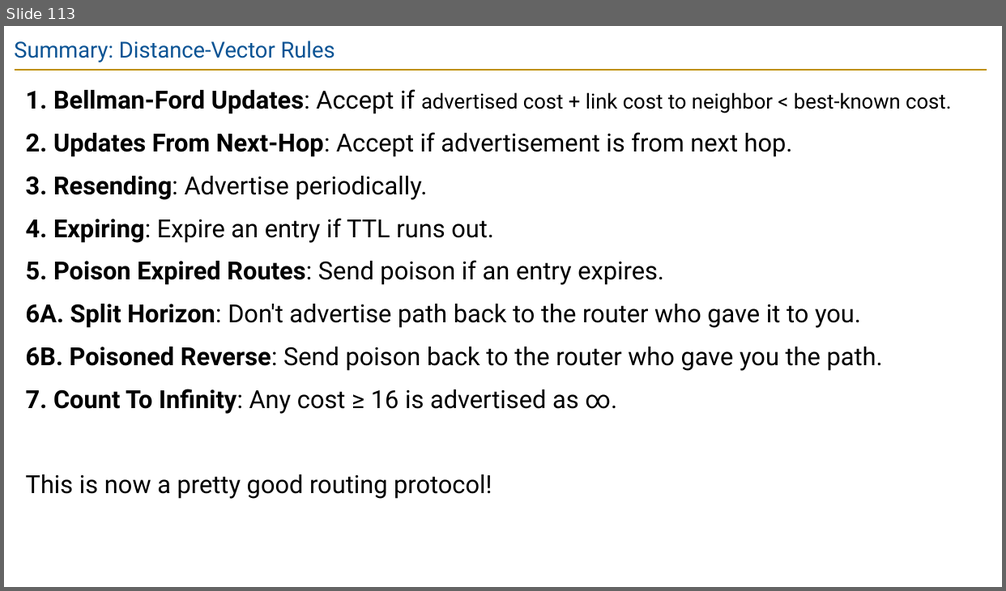
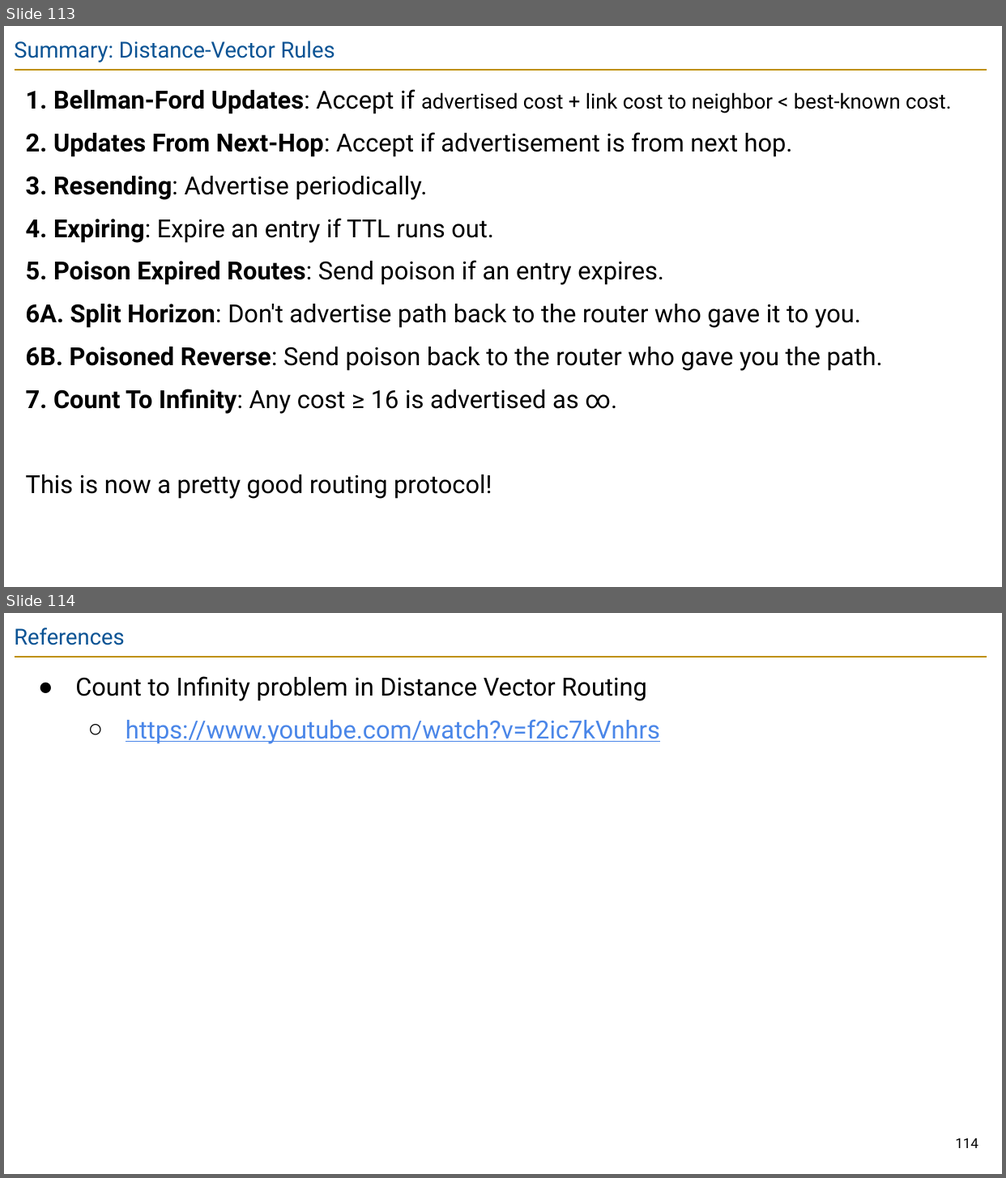
Before and after one commit to guhofstra/CSC175Sp26, a slide deck: PPTs/Lecture 5.2 - Distance-Vector.pptx. Shown one above the other, each under a label of ours: slide 113 before the commit, slides 113 and 114 after it. The pictures are 1006x591 and 1006x1178 pixels, drawn with LibreOffice and Linux fonts; fonts in the diff are those of the drawing. Boxes give left, top, right and bottom in pixels: in the first picture for what was removed or moved away, otherwise in the second. Text is boxed around its words. In the diff, an @@ line names an element or a change of style, - is before the commit and + after.

```diff
--- a/PPTs/Lecture 5.2 - Distance-Vector.pptx
+++ b/PPTs/Lecture 5.2 - Distance-Vector.pptx
@@ slide 114 added at (4,613,1002,1174), background #FFFFFF; not listed: 1 template element that a slide beside it also shows @@
@@ title added at (14,628,124,645), 16 pt, text #0B5394 @@
+References
@@ text added at (75,676,660,744), 18 pt, text #000000 @@
+● Count to Infinity problem in Distance Vector Routing
+  ○ https://www.youtube.com/watch?v=f2ic7kVnhrs
@@ page number added at (955,1139,978,1148), 10 pt, text #000000 @@
+114
```
Also in this commit, not shown: 3 other files.
